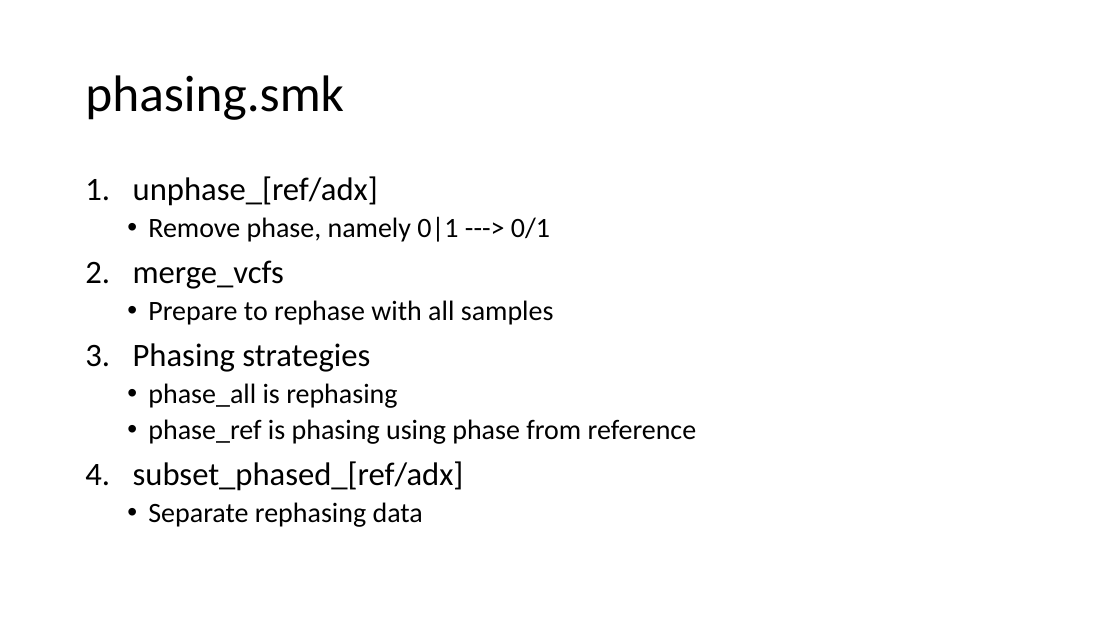
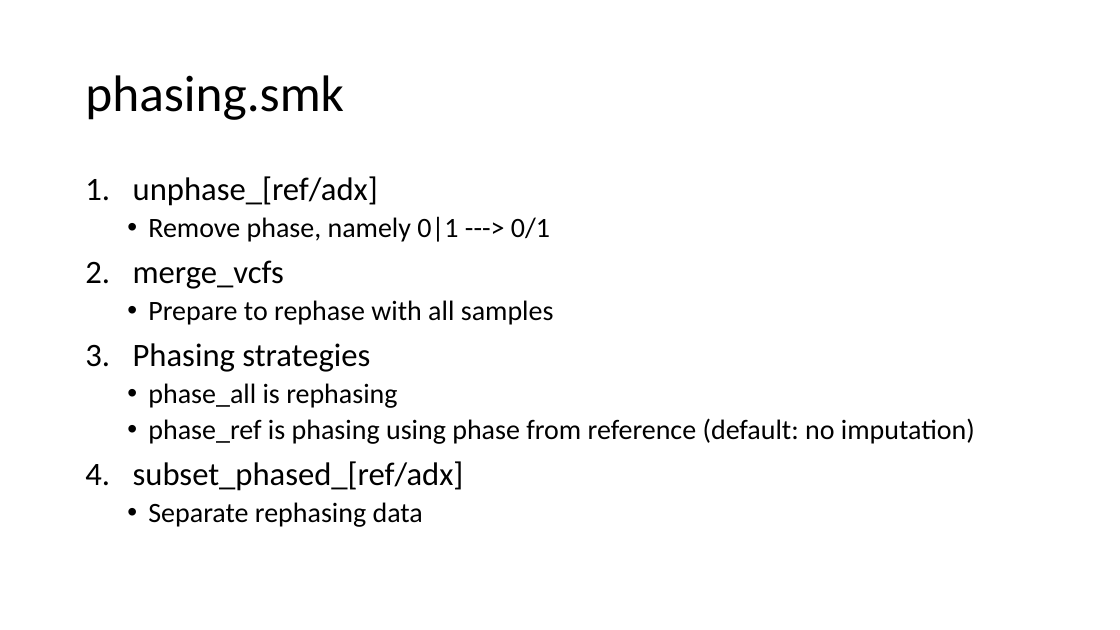
Before and after one commit to sdtemple/flare-hapibd-beagle-pipelie, a slide deck: slide 6 of flare-pipeline.pptx. Drawn at 1120x630 pixels with LibreOffice and Linux fonts; fonts in the diff are those of the drawing. Boxes give left, top, right and bottom in pixels: in the first picture for what was removed or moved away, otherwise in the second. Text is boxed around its words. In the diff, an @@ line names an element or a change of style, - is before the commit and + after.

```diff
--- a/flare-pipeline.pptx
+++ b/flare-pipeline.pptx
@@ text at <box>148,418,975,444</box>: text changed @@
-  • phase_ref is phasing using phase from reference
+  • phase_ref is phasing using phase from reference (default: no imputation)
```
Also in this commit, not shown: 1 other slide changed, 1 other file.
